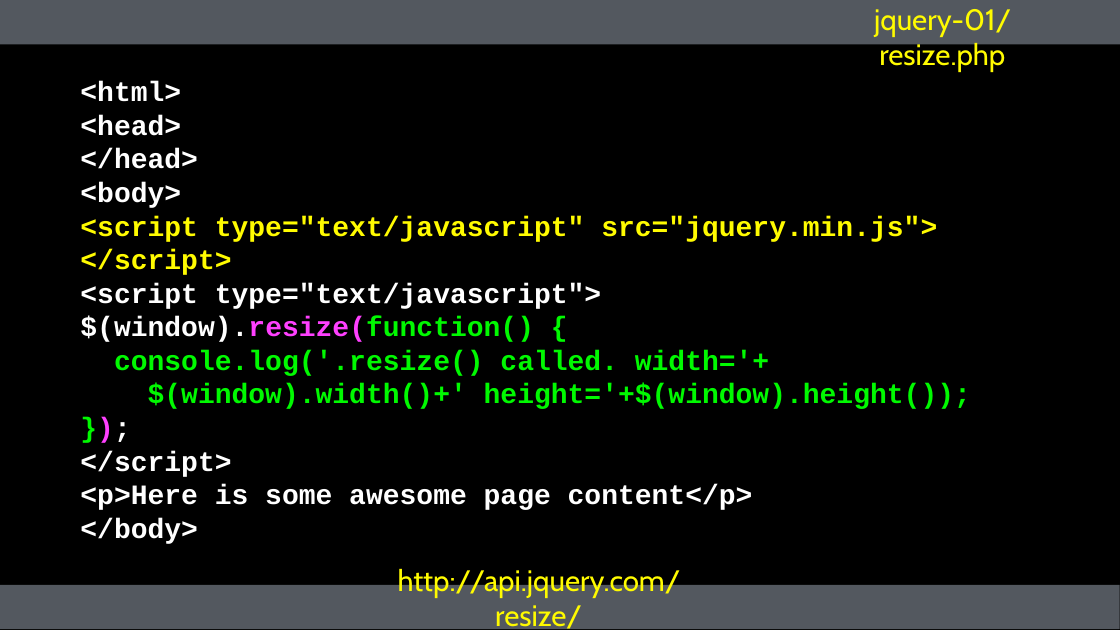
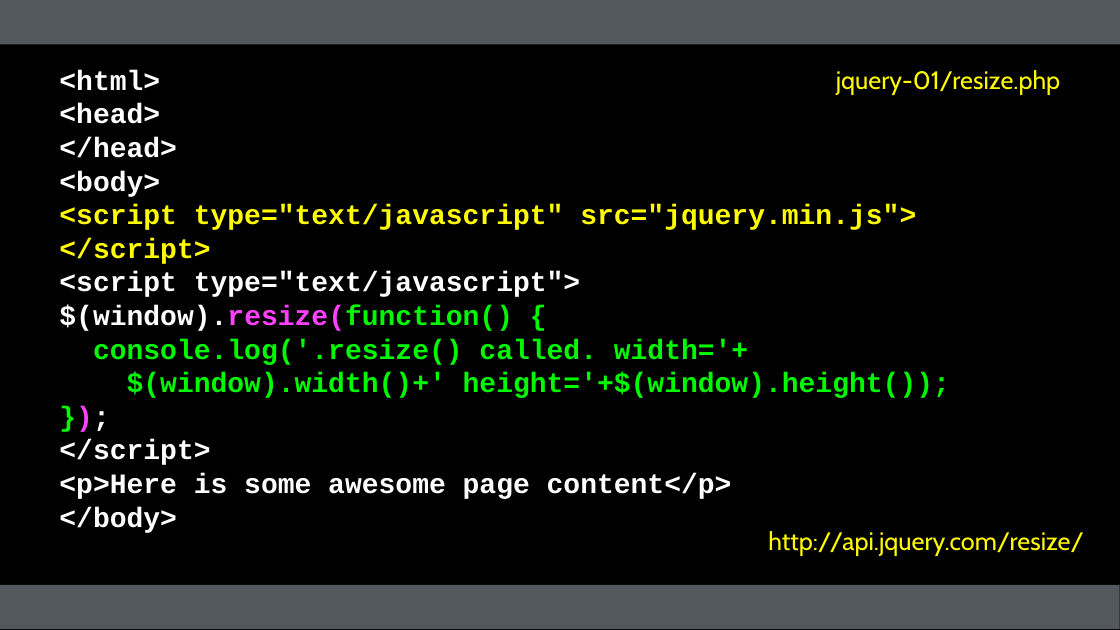
Before and after one commit to csev/wa4e, a slide deck: slide 6 of lectures/JS-03-JQuery.ppt (slide 9 before the commit). Drawn at 1120x630 pixels with LibreOffice and Linux fonts; fonts in the diff are those of the drawing. Boxes give left, top, right and bottom in pixels: in the first picture for what was removed or moved away, otherwise in the second. Text is boxed around its words. In the diff, an @@ line names an element or a change of style, - is before the commit and + after.

```diff
--- a/lectures/JS-03-JQuery.ppt
+++ b/lectures/JS-03-JQuery.ppt
@@ free "<html>": place and size @@
-free "<html>" at <box>77,68,1063,550</box>
+free "<html>" at <box>56,57,1042,539</box>
@@ free "jquery-01/resize.php": place and size @@
-free "jquery-01/resize.php" at <box>815,16,1068,57</box>
+free "jquery-01/resize.php" at <box>821,62,1074,103</box>
@@ free "jquery-01/resize.php" at <box>821,62,1074,103</box>: size 19 to 16.1 pt; line spacing 1 to 0.9 @@
@@ free "http://api.jquery.com/resize/" at <box>756,522,1096,563</box>: size 19 to 16.1 pt; line spacing 1 to 0.9 @@
@@ free "http://api.jquery.com/resize/": place and size @@
-free "http://api.jquery.com/resize/" at <box>368,577,709,618</box>
+free "http://api.jquery.com/resize/" at <box>756,522,1096,563</box>
```
Also in this commit, not shown: 6 other slides changed, 3 slides removed, 5 other files.
